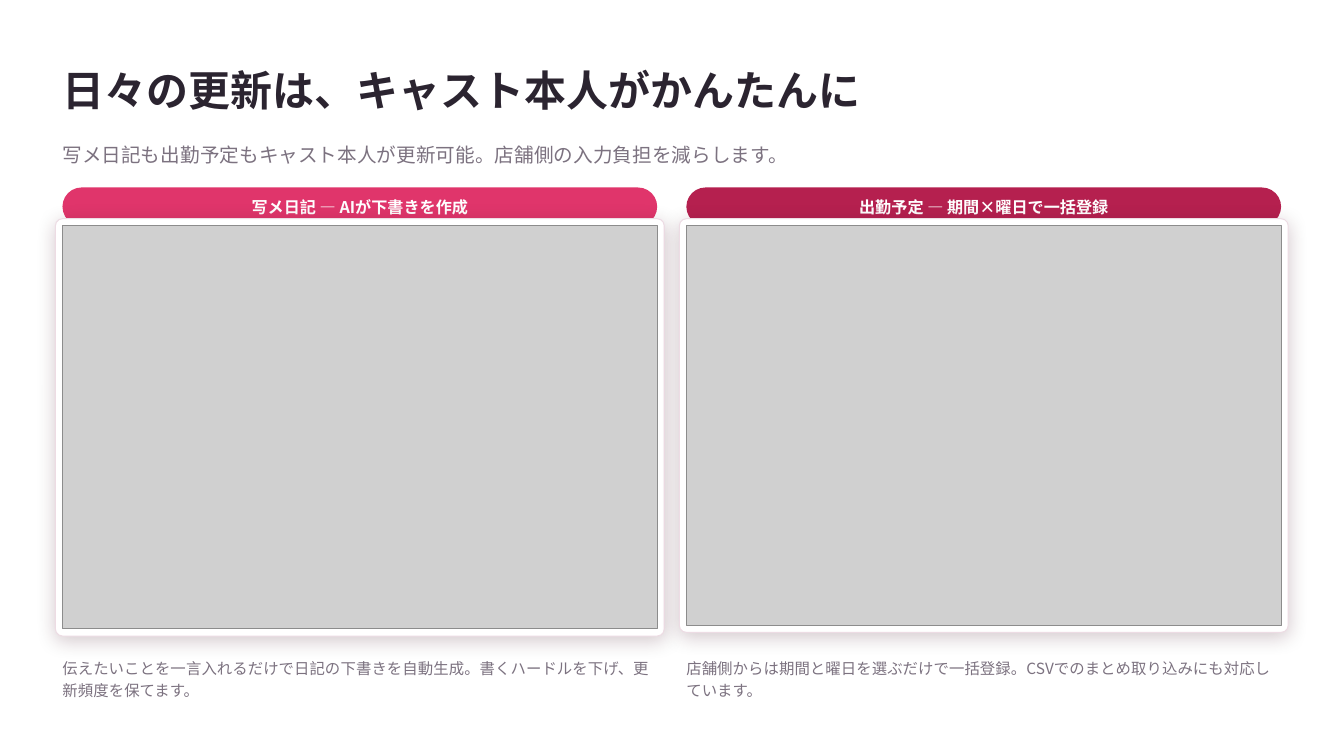
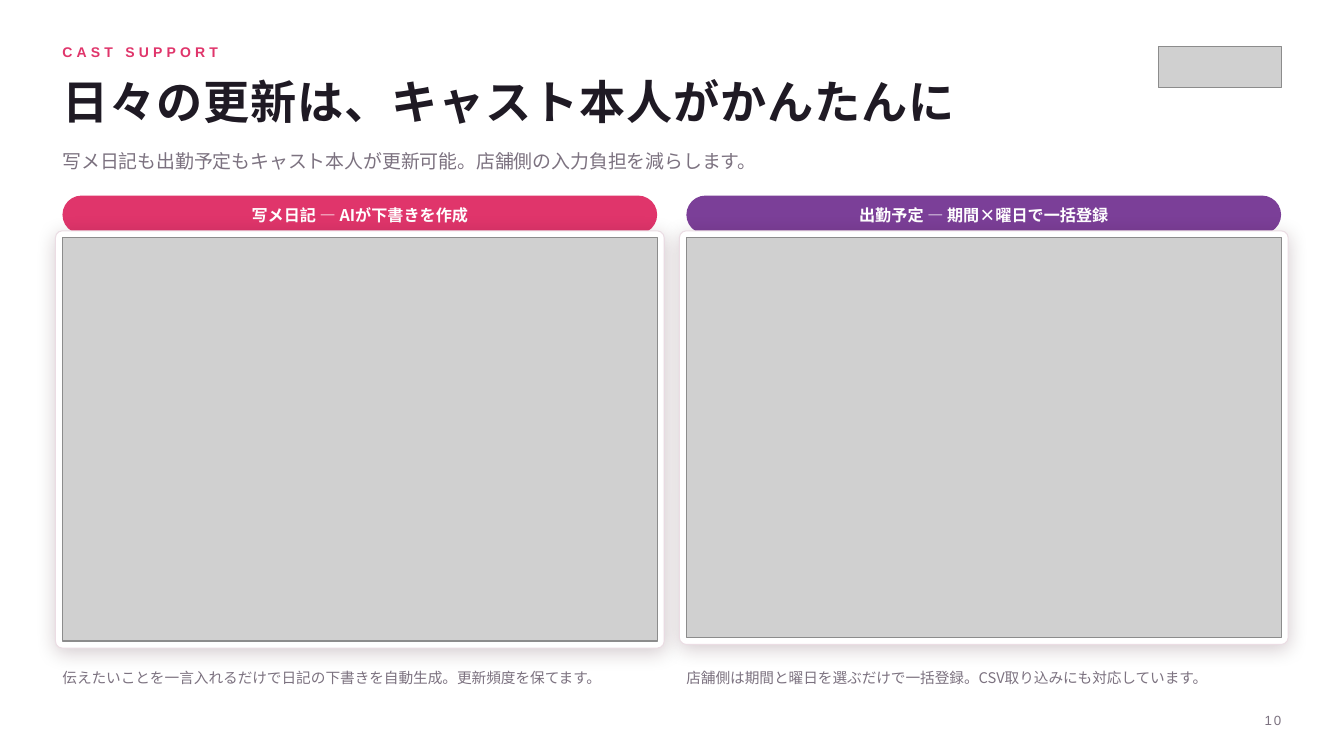
Before and after one commit to kanabun-git/ume, a slide deck: slide 10 of docs/fuzokuzero_sales_deck.pptx. Drawn at 1344x756 pixels with LibreOffice and Linux fonts; fonts in the diff are those of the drawing; grey boxes stand for pictures. Boxes give left, top, right and bottom in pixels: in the first picture for what was removed or moved away, otherwise in the second. Text is boxed around its words. In the diff, an @@ line names an element or a change of style, - is before the commit and + after.

```diff
--- a/docs/fuzokuzero_sales_deck.pptx
+++ b/docs/fuzokuzero_sales_deck.pptx
@@ text added at [62, 47, 218, 57], 10 pt, text #E0356B, bold @@
+CAST SUPPORT
@@ picture added at [1158, 46, 1281, 88] @@
@@ text "日々の更新は、キャスト本人がかんたんに": place and size @@
-text "日々の更新は、キャスト本人がかんたんに" at [62, 69, 860, 111]
+text "日々の更新は、キャスト本人がかんたんに" at [62, 79, 954, 124]
@@ text "日々の更新は、キャスト本人がかんたんに" at [62, 79, 954, 124]: size 30 to 33 pt, text colour #2B2430 to #1F1A24, letter spacing 0 to 0.6 pt @@
@@ text "写メ日記も出勤予定もキャスト本人が更新可能。店舗側の入力負担を減らします。" at [62, 152, 756, 170]: size 14 to 13.5 pt; line spacing 1 to 1.2; vertical alignment middle to top @@
@@ rounded rectangle at [687, 196, 1281, 234]: fill #B5204F to #7B3F98 @@
@@ rounded rectangle at [55, 231, 664, 648]: outline #EDDCE4 0.75 pt to #EBDDE4 0.75 pt; shadow changed @@
@@ 4 rounded rectangles, 3 texts, 2 pictures: place and size @@
-4 rounded rectangles, 3 texts, 2 pictures at [55, 145, 1289, 636]
+4 rounded rectangles, 3 texts, 2 pictures at [55, 152, 1289, 648]
@@ rounded rectangle at [680, 231, 1289, 644]: outline #EDDCE4 0.75 pt to #EBDDE4 0.75 pt; shadow changed @@
@@ text at [62, 670, 601, 684]: text changed; size 11 to 10.5 pt @@
-伝えたいことを一言入れるだけで日記の下書きを自動生成。書くハードルを下げ、更新頻度を保てます。
+伝えたいことを一言入れるだけで日記の下書きを自動生成。更新頻度を保てます。
@@ text at [686, 670, 1207, 684]: text changed; size 11 to 10.5 pt @@
-店舗側からは期間と曜日を選ぶだけで一括登録。CSVでのまとめ取り込みにも対応しています。
+店舗側は期間と曜日を選ぶだけで一括登録。CSV取り込みにも対応しています。
@@ text added at [1265, 716, 1282, 725], 9.5 pt, text #7C7280 @@
+10
```
Also in this commit, not shown: 13 other slides changed, 8 other files.
